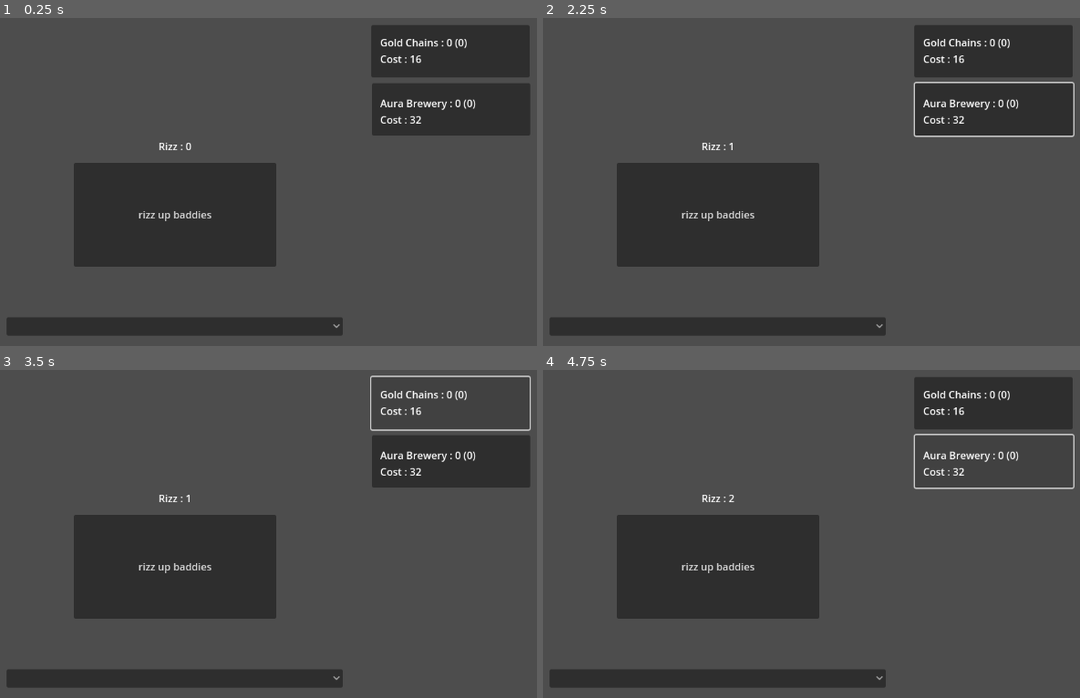
Above: before the commit, frames 1-4 (two rows, left to right).
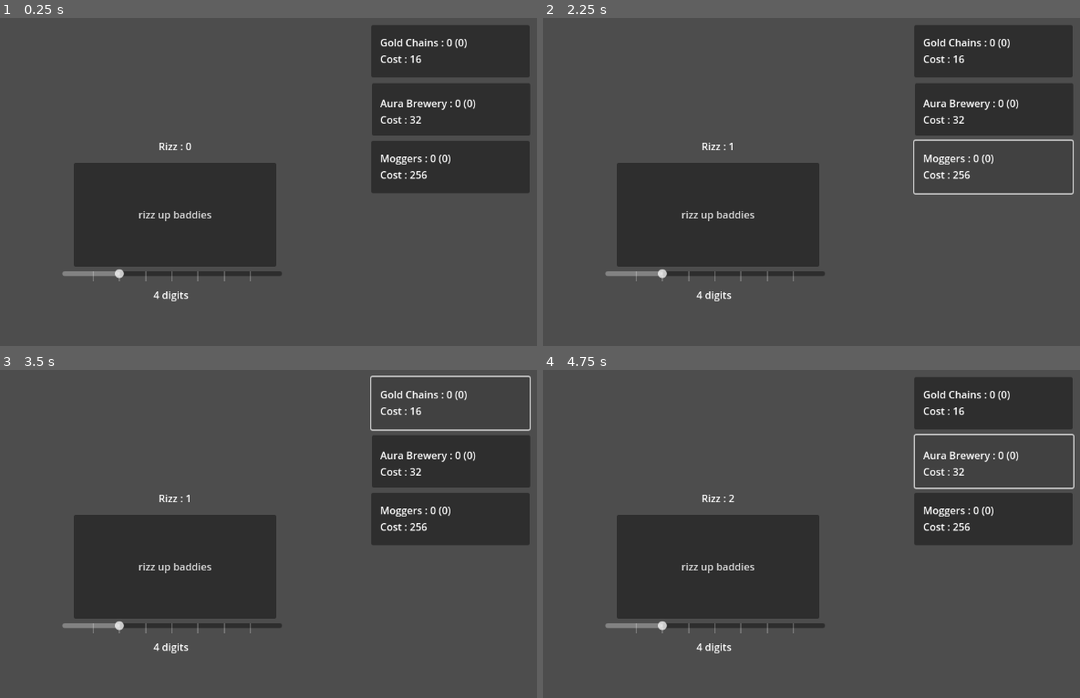
Above: after the commit, the same moments.

Repository: BlueDinoKing/sigmaclicker
Game: Godot game, scene res://scenes/clicker.tscn
Same seed, same stepped clock (60 frames per second), same inputs: the game is played once before the commit and once after it.
Inputs (mouse positions are in pixels of both pictures, inside the frame that each line leads up to):
- Up to frame 1 (0.25 s): no input
- Up to frame 2 (2.25 s): click "rizz up baddies" at 0.5 s; click "Aura Brewery : 0 (0) Cost : 32" at 1.25 s; click (994, 165) at 2 s, where only the run after the commit has a clickable "Moggers : 0 (0) Cost : 256"
- Up to frame 3 (3.5 s): click "Gold Chains : 0 (0) Cost : 16" at 2.75 s
- Up to frame 4 (4.75 s): click "rizz up baddies" at 3.5 s; click "Aura Brewery : 0 (0) Cost : 32" at 4.25 s

The runs differ from the first frame. In frame 1, 8.5% of the frame differs, in the area x 1-99%, y 37-97%; in frame 2, 5.1%; in frame 3, 8.5%; in frame 4, 8.5%.

Commit message:
exponent slider and moggers!

Diff:
--- a/scenes/clicker.tscn
+++ b/scenes/clicker.tscn
@@ -5,7 +5,7 @@
 [sub_resource type="Theme" id="Theme_4dnqd"]
 Button/colors/icon_normal_color = Color(0, 1, 0, 1)
 
-[node name="clicker" type="Control" node_paths=PackedStringArray("label", "button", "goldChainsLabel", "goldChainsButton", "darkLabel", "darkButton", "auraTimer", "upgradesMenu")]
+[node name="clicker" type="Control" node_paths=PackedStringArray("label", "button", "goldChainsLabel", "goldChainsButton", "darkLabel", "darkButton", "auraTimer", "upgradesMenu", "moggersButton", "moggersLabel", "moggersTimer", "exponents", "exponentsLabel")]
 layout_mode = 3
 anchors_preset = 15
 anchor_right = 1.0
@@ -19,8 +19,13 @@
 goldChainsButton = NodePath("Label/gold chains")
 darkLabel = NodePath("Label/dark and mysterious/Label")
 darkButton = NodePath("Label/dark and mysterious")
-auraTimer = NodePath("aura")
+auraTimer = NodePath("Label/gold chains/aura")
 upgradesMenu = NodePath("OptionButton")
+moggersButton = NodePath("Label/moggers")
+moggersLabel = NodePath("Label/moggers/Label")
+moggersTimer = NodePath("Label/moggers/Timer")
+exponents = NodePath("HSlider")
+exponentsLabel = NodePath("HSlider/Label")
 
 [node name="rizz up baddies" type="Button" parent="."]
 custom_minimum_size = Vector2(320, 80)
@@ -55,9 +60,8 @@
 horizontal_alignment = 1
 vertical_alignment = 1
 
-[node name="aura" type="Timer" parent="."]
-
 [node name="OptionButton" type="OptionButton" parent="."]
+visible = false
 layout_mode = 1
 anchors_preset = 8
 anchor_left = 0.5
@@ -103,7 +107,7 @@
 offset_top = 20.0
 offset_right = 229.0
 offset_bottom = 67.0
-text = "Dark and Mysterious: 0 (0)
+text = "Aura Breweries: 0 (0)
 Cost : 32"
 vertical_alignment = 1
 
@@ -125,9 +129,68 @@
 Cost : 16"
 vertical_alignment = 1
 
+[node name="aura" type="Timer" parent="Label/gold chains"]
+
+[node name="moggers" type="Button" parent="Label"]
+custom_minimum_size = Vector2(150, 50)
+offset_left = -226.0
+offset_top = 207.0
+offset_right = 24.0
+offset_bottom = 290.0
+theme = SubResource("Theme_4dnqd")
+
+[node name="Label" type="Label" parent="Label/moggers"]
+layout_mode = 0
+offset_left = 14.0
+offset_top = 16.0
+offset_right = 230.0
+offset_bottom = 65.0
+text = "Moggers : 0 (0)
+Cost : 256"
+vertical_alignment = 1
+
+[node name="Timer" type="Timer" parent="Label/moggers"]
+
+[node name="HSlider" type="HSlider" parent="."]
+layout_mode = 1
+anchors_preset = 8
+anchor_left = 0.5
+anchor_top = 0.5
+anchor_right = 0.5
+anchor_bottom = 0.5
+offset_left = -178.0
+offset_top = 80.0
+offset_right = 169.0
+offset_bottom = 106.0
+grow_horizontal = 2
+grow_vertical = 2
+min_value = 1.0
+max_value = 9.0
+value = 3.0
+tick_count = 9
+
+[node name="Label" type="Label" parent="HSlider"]
+layout_mode = 1
+anchors_preset = 8
+anchor_left = 0.5
+anchor_top = 0.5
+anchor_right = 0.5
+anchor_bottom = 0.5
+offset_left = -29.5
+offset_top = 22.0
+offset_right = 31.5
+offset_bottom = 45.0
+grow_horizontal = 2
+grow_vertical = 2
+text = "4 digits"
+
 [connection signal="button_down" from="rizz up baddies" to="." method="_on_button_button_down"]
 [connection signal="pressed" from="rizz up baddies" to="." method="_on_button_pressed"]
-[connection signal="timeout" from="aura" to="." method="_on_aura_timeout"]
 [connection signal="item_selected" from="OptionButton" to="." method="_on_option_button_item_selected"]
 [connection signal="pressed" from="Label/dark and mysterious" to="." method="_on_dark_and_mysterious_pressed"]
 [connection signal="pressed" from="Label/gold chains" to="." method="_on_gold_chains_pressed"]
+[connection signal="timeout" from="Label/gold chains/aura" to="." method="_on_aura_timeout"]
+[connection signal="pressed" from="Label/moggers" to="." method="_on_moggers_pressed"]
+[connection signal="timeout" from="Label/moggers/Timer" to="." method="_on_timer_timeout"]
+[connection signal="changed" from="HSlider" to="." method="_on_h_slider_changed"]
+[connection signal="drag_ended" from="HSlider" to="." method="_on_h_slider_drag_ended"]
--- a/scripts/clicker.gd
+++ b/scripts/clicker.gd
@@ -10,6 +10,11 @@
 @export var darkButton : Button
 @export var auraTimer : Timer
 @export var upgradesMenu : OptionButton
+@export var moggersButton : Button
+@export var moggersLabel : Label
+@export var moggersTimer : Timer
+@export var exponents : HSlider
+@export var exponentsLabel : Label
 var rizz : int = 0
 var goldChainsCost = 16
 var goldChains = 0
@@ -19,6 +24,8 @@
 var aura = 0
 var maxDigits : int = 3
 var clicks = 0
+var moggers = 0
+var moggersCost = 256
 var upgrade1 = false
 ##test commits
 
@@ -33,16 +40,16 @@
 
 
 ## rizz up bro
-func rizzupbaddies() -> void:
-	rizz += addedRizz
+func rizzupbaddies(input) -> void:
+	rizz += addedRizz*input
+	update_rizz()
+
+
+func _on_button_pressed() -> void:
+	rizzupbaddies(1)
 	clicks += 1
-	update_rizz()
 	if clicks == 10:
 		unlockUpgrade(1)
-
-func _on_button_pressed() -> void:
-	rizzupbaddies()
-
 
 ## updates the rizz label
 func update_rizz() -> void:
@@ -60,6 +67,7 @@
 func update_available_purchases():
 	update_available_gold_chains()
 	update_available_dark()
+	update_available_mogger()
 
 func update_available_gold_chains():
 	var temp_rizz = rizz
@@ -91,10 +99,20 @@
 		count += 1
 	darkLabel.text = "Aura Brewery : % (%)\nCost : %".format([format_number(dark), format_number(count), format_number(darkCost)], "%")
 
+func update_available_mogger():
+	var temp_rizz = rizz
+	var temp_cost = moggersCost
+	var count = 0
+	while temp_rizz >= temp_cost:
+		temp_rizz -= temp_cost
+		temp_cost = round(pow(temp_cost, 1.1))
+		count += 1
+	moggersLabel.text = "Moggers : % (%)\nCost : %".format([format_number(moggers), format_number(count), format_number(moggersCost)], "%")
+
 func _on_dark_and_mysterious_pressed():
 	if rizz >= darkCost:
 		dark = 1 + dark
-		aura = aura + 1
+		aura = aura + dark
 		rizz = rizz - darkCost
 		darkCost = round(pow(darkCost, 1.1))
 		update_rizz()
@@ -121,3 +139,27 @@
 
 func _on_option_button_item_selected(index):
 	upgrade(index)
+
+func _on_moggers_pressed() -> void:
+	if rizz >= moggersCost:
+		moggers = 1 + moggers
+		rizz = rizz - moggersCost
+		moggersCost = round(pow(moggersCost, 1.2))
+		update_rizz()
+	if moggers == 1:
+		moggersTimer.start()
+
+func mog():
+	rizzupbaddies(moggers)
+
+
+
+func _on_timer_timeout() -> void:
+	mog()
+
+
+
+func _on_h_slider_drag_ended(value_changed: bool) -> void:
+	print('test')
+	maxDigits = exponents.value
+	exponentsLabel.text = "% digits".format([exponents.value+1], "%")
Not shown, changed: docs/index.html
Not shown, changed: docs/index.pck
